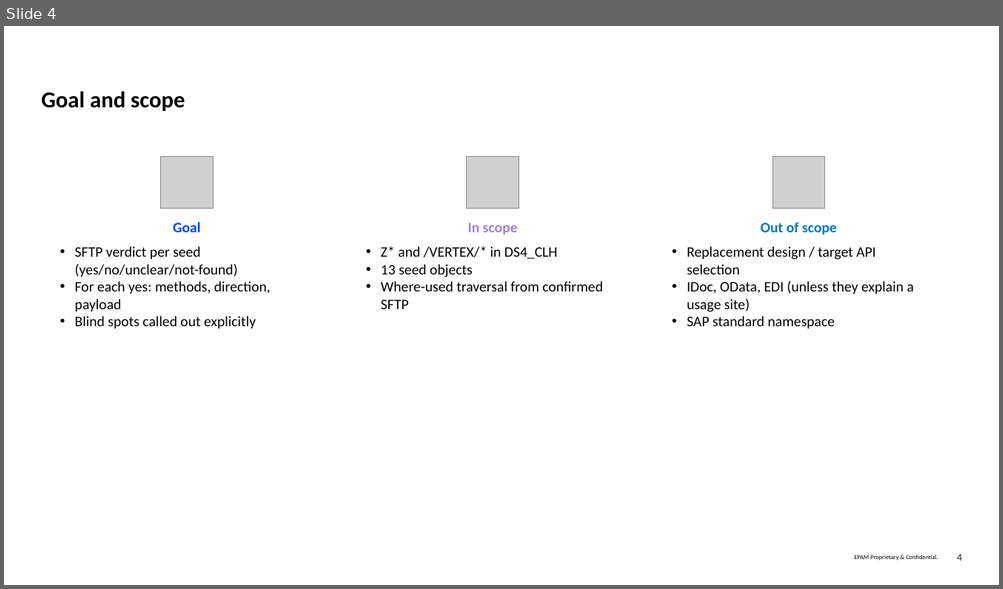
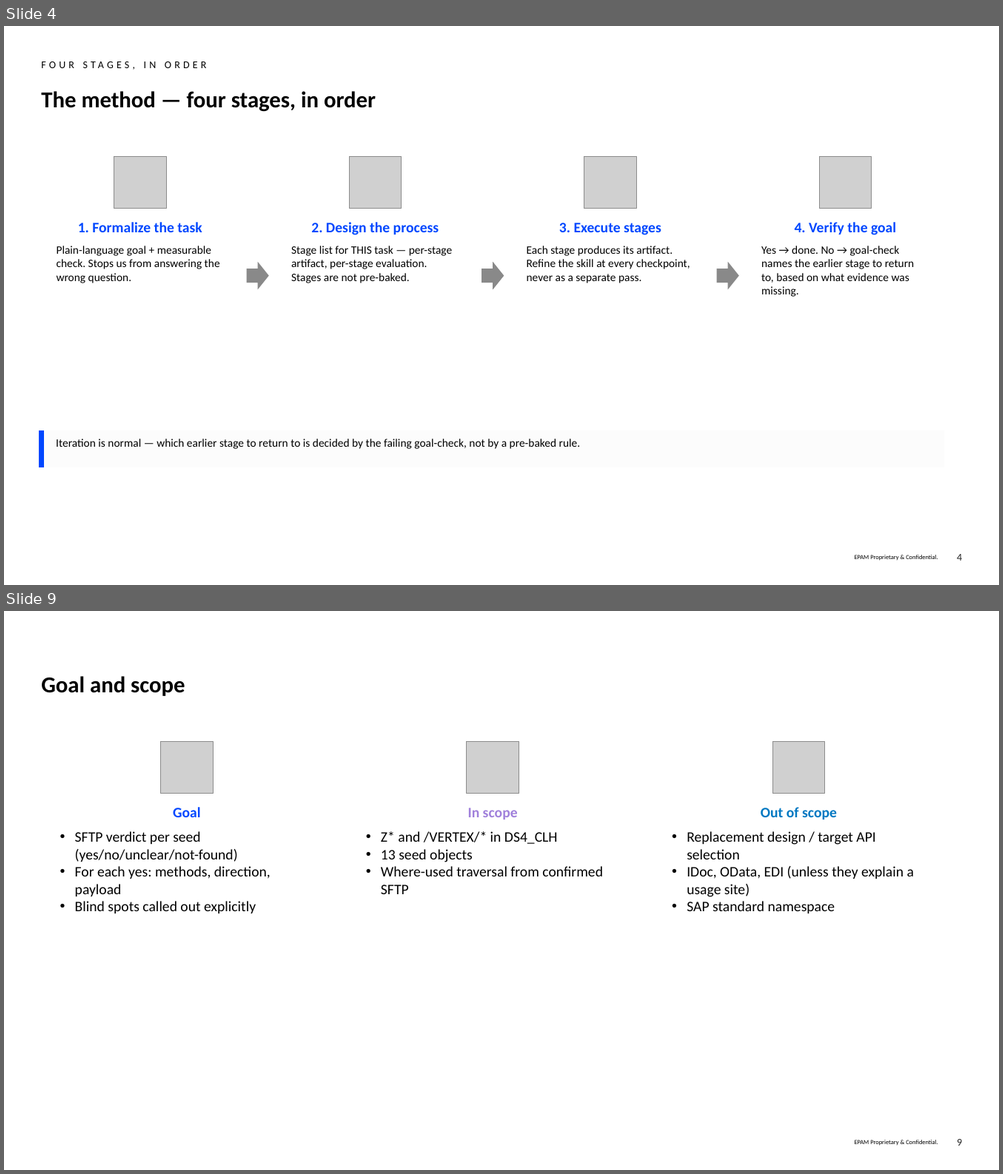
Before and after one commit to fr0ster/cloud-llm-hub, a slide deck: docs/tutorials/codebase-analysis/examples/report.simple-deck.pptx. Shown one above the other, each under a label of ours: slide 4 before the commit, slides 4 and 9 after it; the slides between them are not shown. The pictures are 1003x589 and 1003x1174 pixels, drawn with LibreOffice and Linux fonts; fonts in the diff are those of the drawing; grey boxes stand for pictures; background and template pictures are left out. Boxes give left, top, right and bottom in pixels: in the first picture for what was removed or moved away, otherwise in the second. Text is boxed around its words. In the diff, an @@ line names an element or a change of style, - is before the commit and + after.

```diff
--- a/docs/tutorials/codebase-analysis/examples/report.simple-deck.pptx
+++ b/docs/tutorials/codebase-analysis/examples/report.simple-deck.pptx
@@ slide 4 added at <box>4,26,999,585</box>, background #FFFFFF; not listed: 2 template elements that a slide beside it also shows @@
@@ text added at <box>41,57,336,76</box>, 10 pt, text #000000 @@
+FOUR STAGES, IN ORDER
@@ title added at <box>41,91,375,112</box>, 22 pt, text #000000, bold @@
+The method — four stages, in order
@@ picture added at <box>114,156,167,209</box> @@
@@ picture added at <box>349,156,401,209</box> @@
@@ picture added at <box>584,156,637,209</box> @@
@@ picture added at <box>819,156,872,209</box> @@
@@ text added at <box>57,222,220,284</box>, 11 pt, text #000000 @@
+1. Formalize the task
+Plain-language goal + measurable check. Stops us from answering the wrong question.
@@ text added at <box>291,222,452,284</box>, 11 pt, text #000000 @@
+2. Design the process
+Stage list for THIS task — per-stage artifact, per-stage evaluation. Stages are not pre-baked.
@@ text added at <box>526,223,690,284</box>, 11 pt, text #000000 @@
+3. Execute stages
+Each stage produces its artifact. Refine the skill at every checkpoint, never as a separate pass.
@@ text added at <box>761,222,913,297</box>, 11 pt, text #000000 @@
+4. Verify the goal
+Yes → done. No → goal-check names the earlier stage to return to, based on what evidence was missing.
@@ right arrow added at <box>247,262,269,289</box>, fill #898989 @@
@@ right arrow added at <box>481,262,504,289</box>, fill #898989 @@
@@ right arrow added at <box>717,262,739,289</box>, fill #898989 @@
@@ table added at <box>41,431,944,469</box>, 1 rows, 1 columns @@
+Iteration is normal — which earlier stage to return to is decided by the failing goal-check, not by a pre-baked rule.
@@ what was slide 4 is now slide 9 @@
@@ page number at <box>956,1139,962,1146</box>: text changed @@
-4
+9
```
Also in this commit, not shown: 7 slides changed, 4 other slides added, 15 other files.
